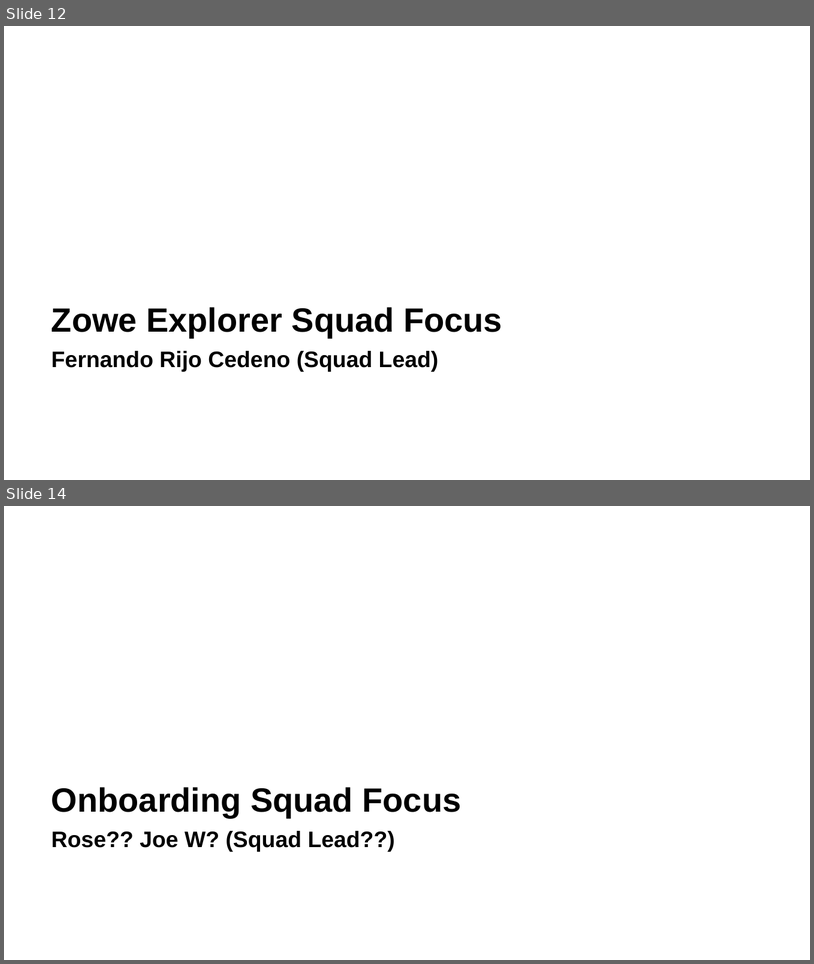
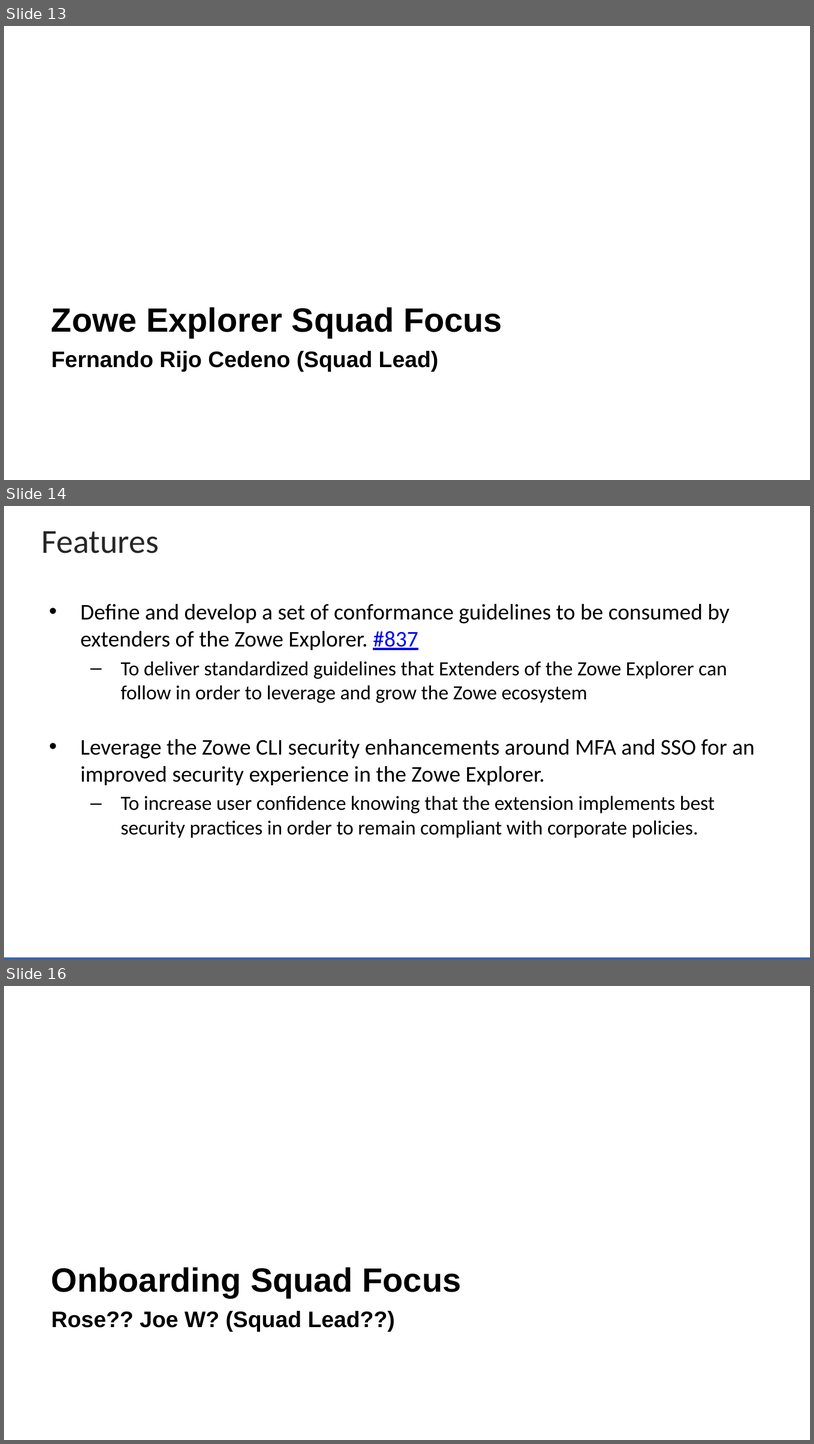
Before and after one commit to zowe/community, a slide deck: Project Management/20PI3 Planning/Zowe Community Squad Focus for 20PI3.pptx. Shown one above the other, each under a label of ours: slides 12 and 14 before the commit, slides 13, 14 and 16 after it; the slides between them are not shown. The pictures are 814x964 and 814x1444 pixels, drawn with LibreOffice and Linux fonts; fonts in the diff are those of the drawing; background and template pictures are left out. Boxes give left, top, right and bottom in pixels: in the first picture for what was removed or moved away, otherwise in the second. Text is boxed around its words. In the diff, an @@ line names an element or a change of style, - is before the commit and + after.

```diff
--- a/Project Management/20PI3 Planning/Zowe Community Squad Focus for 20PI3.pptx
+++ b/Project Management/20PI3 Planning/Zowe Community Squad Focus for 20PI3.pptx
@@ slide 14 added at bbox=[4, 506, 810, 960], background #FFFFFF @@
@@ title added at bbox=[42, 531, 159, 553], 30 pt, text #262626 @@
+Features
@@ text added at bbox=[80, 604, 755, 838], 18 pt, text #000000 @@
+• Define and develop a set of conformance guidelines to be consumed by extenders of the Zowe Explorer. #837
+  – To deliver standardized guidelines that Extenders of the Zowe Explorer can follow in order to leverage and grow the Zowe ecosystem
+• Leverage the Zowe CLI security enhancements around MFA and SSO for an improved security experience in the Zowe Explorer.
+  – To increase user confidence knowing that the extension implements best security practices in order to remain compliant with corporate policies.
@@ rectangle added at bbox=[4, 957, 810, 960], fill #3664AD @@
@@ what was slide 12 is now slide 13 @@
@@ what was slide 14 is now slide 16 @@
```
Also in this commit, not shown: 4 slides changed, 4 other slides added, 3 slides removed.
